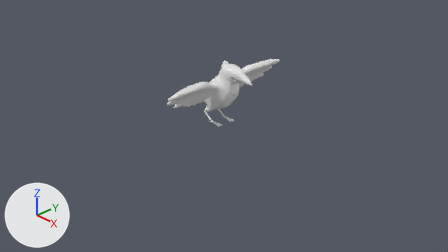
Two versions of the Blender file modelos3Ddef/Cuervo/cuervo.blend, one commit apart.
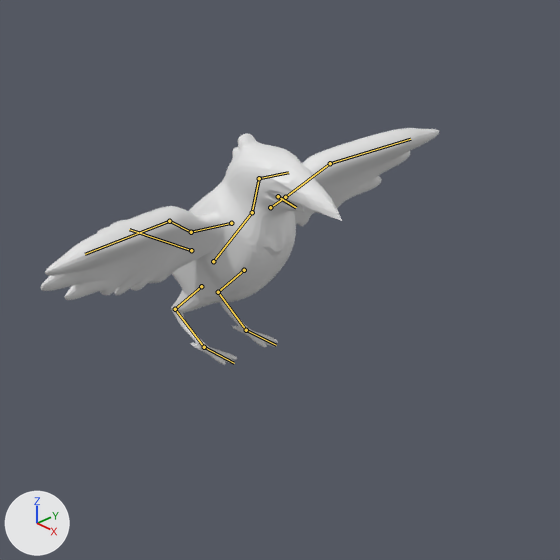
Each version is shown from the file's camera 'Camera', then close up on the part from 35% to 70% of the width and 9% to 72% of the height. Arrows for +X, +Y and +Z are at lower left; the lights stay in place. The bones that bend it are drawn over the model as lines in the close-ups.
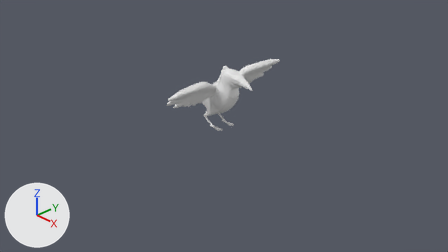
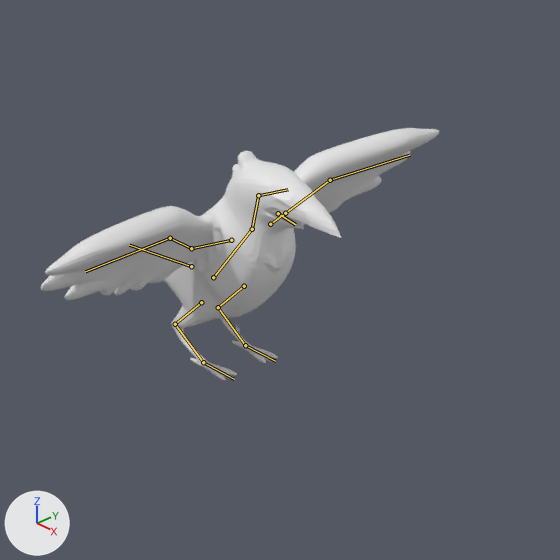
The newer file adds an action. The first version stands in its rest pose; the second is drawn at frame 5 of the action 'ArmatureAction'.

What differs and where, as boxes [x1, y1, x2, y2] in the close-ups (560 x 560 px):
```json
{"object": "Cube.001", "change": "posed", "before": [41, 128, 439, 365], "after": [41, 128, 439, 380], "on screen": "6% taller"}
{"bone": "Core", "before": "(213, 261) to (252, 212)", "after": "(213, 277) to (252, 229)"}
```

The change, as JSON lines over the scene's bpy script:
```json
{"block": "bone_core", "where": "bone_core = bpy.data.objects['Armature'].pose.bones['Core']"}
{"op": "set", "path": "bone_core.location", "old": "(0.0, 0.0, 0.0)", "new": "(0.056, -0.07, 0.0)"}
```
